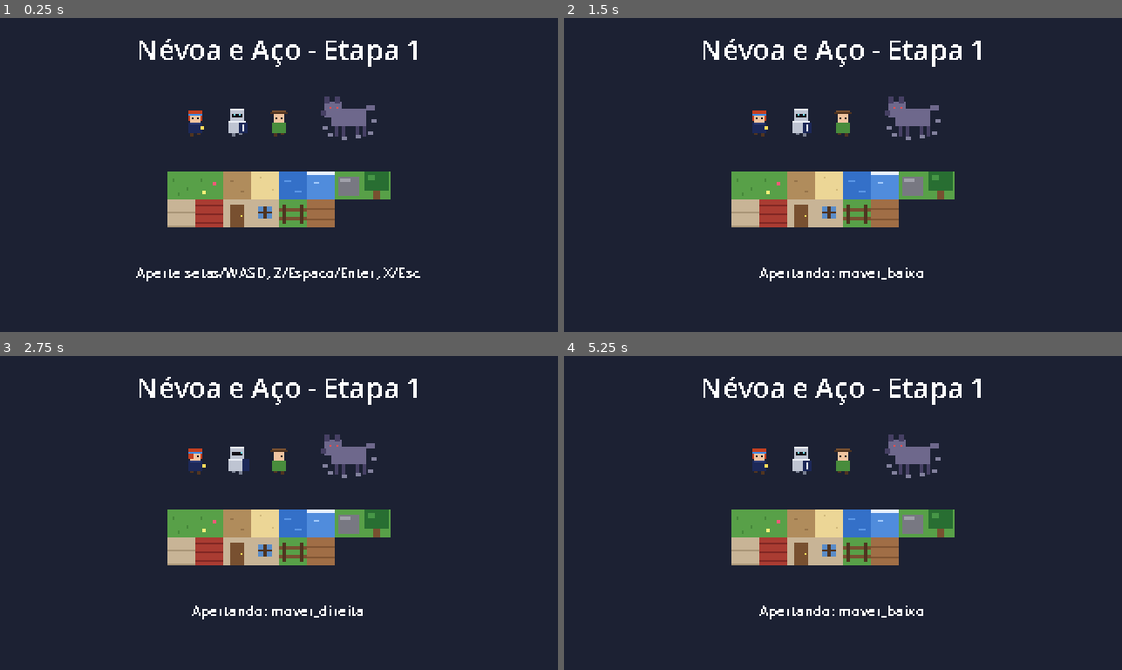
Above: before the commit, frames 1-4 (two rows, left to right).
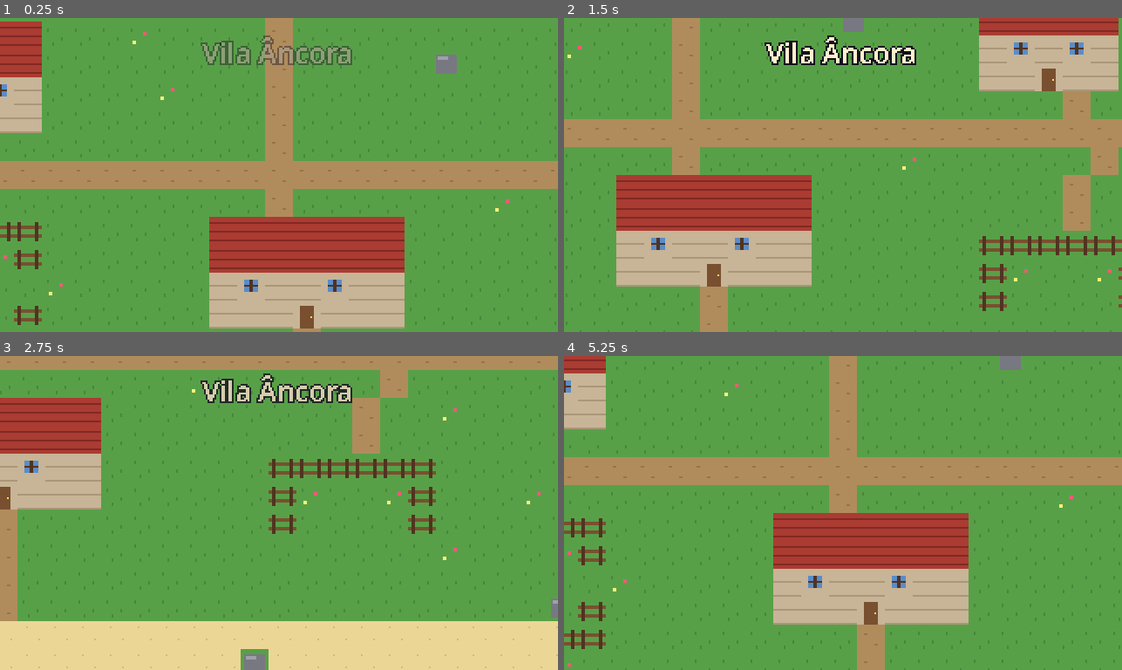
Above: after the commit, the same moments.

Repository: MartimCC16/jogo-indie1
Game: Godot game, scene res://scenes/mundo/vila_ancora.tscn
Two runs of this game, one before a commit and one after it. Both use one fixed random seed, a clock stepped at 60 frames per second and the inputs below. Before the commit the project starts from res://scenes/teste/teste_pixel.tscn.
Inputs:
- Up to frame 1 (0.25 s): no input
- Up to frame 2 (1.5 s): hold Right (mover_direita) 0.53-1.28 s; tap Z (acao) at 0.6, 1.35 s; hold Down (mover_baixo) from 1.28 s (still down)
- Up to frame 3 (2.75 s): release Down (mover_baixo) at 2.03 s; hold Right (mover_direita) from 2.03 s (still down); tap Z (acao) at 2.1 s
- Up to frame 4 (5.25 s): release Right (mover_direita) at 2.78 s; hold Up (mover_cima) 2.78-3.53 s; tap Z (acao) every 0.75 s from 2.85 to 5.1 s; hold Left (mover_esquerda) 3.53-5.03 s; hold Down (mover_baixo) from 5.03 s (still down)

The runs differ from the first frame. In frame 1, 99% of the frame differs, in the area x 0-100%, y 0-100%; in frame 2, 98%; in frame 3, 98%; in frame 4, 99%.

Commit message:
Etapa 2: Vila Âncora com tileset, colisões e mapa em texto
Co-Authored-By: Claude Opus 5.5 <noreply@anthropic.com>
Claude-Session: https://claude.ai/code/session_015JMi1dHLg1odRt4fGyP5KX

Diff:
--- /dev/null
+++ b/assets/tiles/tileset_vila.tres
@@ -0,0 +1,33 @@
+[gd_resource type="TileSet" load_steps=3 format=3]
+
+[ext_resource type="Texture2D" path="res://assets/tiles/tileset_vila.png" id="1_tileset"]
+
+[sub_resource type="TileSetAtlasSource" id="TileSetAtlasSource_vila"]
+texture = ExtResource("1_tileset")
+0:0/0 = 0
+1:0/0 = 0
+2:0/0 = 0
+3:0/0 = 0
+4:0/0 = 0
+4:0/0/physics_layer_0/polygon_0/points = PackedVector2Array(-8, -8, 8, -8, 8, 8, -8, 8)
+5:0/0 = 0
+6:0/0 = 0
+6:0/0/physics_layer_0/polygon_0/points = PackedVector2Array(-8, -8, 8, -8, 8, 8, -8, 8)
+7:0/0 = 0
+7:0/0/physics_layer_0/polygon_0/points = PackedVector2Array(-8, -8, 8, -8, 8, 8, -8, 8)
+0:1/0 = 0
+0:1/0/physics_layer_0/polygon_0/points = PackedVector2Array(-8, -8, 8, -8, 8, 8, -8, 8)
+1:1/0 = 0
+1:1/0/physics_layer_0/polygon_0/points = PackedVector2Array(-8, -8, 8, -8, 8, 8, -8, 8)
+2:1/0 = 0
+2:1/0/physics_layer_0/polygon_0/points = PackedVector2Array(-8, -8, 8, -8, 8, 8, -8, 8)
+3:1/0 = 0
+3:1/0/physics_layer_0/polygon_0/points = PackedVector2Array(-8, -8, 8, -8, 8, 8, -8, 8)
+4:1/0 = 0
+4:1/0/physics_layer_0/polygon_0/points = PackedVector2Array(-8, -8, 8, -8, 8, 8, -8, 8)
+5:1/0 = 0
+
+[resource]
+physics_layer_0/collision_layer = 1
+physics_layer_0/collision_mask = 0
+sources/0 = SubResource("TileSetAtlasSource_vila")
--- a/project.godot
+++ b/project.godot
@@ -8,7 +8,7 @@
 
 config/name="Névoa e Aço"
 config/description="RPG de fantasia medieval em pixel art. Reino de Vésper, Névoa do Esquecimento."
-run/main_scene="res://scenes/teste/teste_pixel.tscn"
+run/main_scene="res://scenes/mundo/vila_ancora.tscn"
 config/features=PackedStringArray("4.4", "GL Compatibility")
 config/icon="res://icon.png"
 
--- /dev/null
+++ b/scenes/mundo/vila_ancora.tscn
@@ -0,0 +1,47 @@
+[gd_scene load_steps=5 format=3]
+
+[ext_resource type="Script" path="res://scripts/mundo/vila_ancora.gd" id="1_vila"]
+[ext_resource type="Script" path="res://scripts/mundo/mapa_de_texto.gd" id="2_mapa"]
+[ext_resource type="TileSet" path="res://assets/tiles/tileset_vila.tres" id="3_tileset"]
+[ext_resource type="Script" path="res://scripts/teste/camera_teste.gd" id="4_camera"]
+
+[node name="VilaAncora" type="Node2D"]
+script = ExtResource("1_vila")
+
+[node name="Mapa" type="Node2D" parent="."]
+script = ExtResource("2_mapa")
+arquivo_mapa = "res://data/mapas/vila_ancora.txt"
+
+[node name="Chao" type="TileMapLayer" parent="Mapa"]
+tile_set = ExtResource("3_tileset")
+
+[node name="Objetos" type="TileMapLayer" parent="Mapa"]
+tile_set = ExtResource("3_tileset")
+
+[node name="Marcadores" type="Node2D" parent="."]
+
+[node name="InicioLia" type="Marker2D" parent="Marcadores"]
+position = Vector2(264, 120)
+
+[node name="PosicaoAldeao" type="Marker2D" parent="Marcadores"]
+position = Vector2(120, 136)
+
+[node name="LocalArmadura" type="Marker2D" parent="Marcadores"]
+position = Vector2(328, 296)
+
+[node name="CameraTeste" type="Camera2D" parent="."]
+script = ExtResource("4_camera")
+
+[node name="Interface" type="CanvasLayer" parent="."]
+
+[node name="NomeRegiao" type="Label" parent="Interface"]
+offset_left = 8.0
+offset_top = 8.0
+offset_right = 312.0
+offset_bottom = 30.0
+theme_override_colors/font_color = Color(1, 0.95, 0.8, 1)
+theme_override_colors/font_outline_color = Color(0.08, 0.06, 0.12, 1)
+theme_override_constants/outline_size = 4
+theme_override_font_sizes/font_size = 16
+text = "Vila Âncora"
+horizontal_alignment = 1
--- /dev/null
+++ b/scripts/mundo/mapa_de_texto.gd
@@ -0,0 +1,152 @@
+# ============================================================================
+# mapa_de_texto.gd  —  Monta um mapa de tiles a partir de um arquivo de TEXTO
+# ----------------------------------------------------------------------------
+# Em vez de pintar tile por tile, você desenha o mapa com letras num arquivo
+# .txt (ex.: data/mapas/vila_ancora.txt), e este script coloca os tiles certos.
+#
+# Este nó precisa ter DOIS filhos do tipo TileMapLayer:
+#   - "Chao"    : grama, areia, água, caminho... (camada de baixo)
+#   - "Objetos" : casas, árvores, rochas, cercas  (camada de cima)
+#
+# Como usar no editor:
+#   1. Selecione o nó que tem este script (na cena da vila, é o nó "Mapa").
+#   2. No Inspetor, clique em "Gerar mapa a partir do texto".
+#   3. Salve a cena (Ctrl+S). Pronto: os tiles ficam gravados na cena e você
+#      ainda pode retocar à mão com o pincel de TileMap se quiser.
+#
+# Se a cena for rodada com as camadas VAZIAS, o mapa é gerado sozinho.
+#
+# O "@tool" na linha abaixo faz este script rodar TAMBÉM dentro do editor
+# (é isso que permite o botão no Inspetor funcionar). Requer Godot 4.4+.
+# ============================================================================
+@tool
+class_name MapaDeTexto
+extends Node2D
+
+## Arquivo .txt com o desenho do mapa (uma letra por tile).
+@export_file("*.txt") var arquivo_mapa: String = ""
+
+## Botões que aparecem no Inspetor do editor.
+@export_tool_button("Gerar mapa a partir do texto", "TileMapLayer") var _botao_gerar = gerar_mapa
+@export_tool_button("Limpar mapa", "Remove") var _botao_limpar = limpar_mapa
+
+# ID da fonte de tiles dentro do TileSet (só temos uma imagem: id 0).
+const FONTE := 0
+
+# Posições dos tiles dentro de tileset_vila.png (coluna, linha).
+const GRAMA := Vector2i(0, 0)
+const GRAMA_FLOR := Vector2i(1, 0)
+const CAMINHO := Vector2i(2, 0)
+const AREIA := Vector2i(3, 0)
+const AGUA := Vector2i(4, 0)
+const ESPUMA := Vector2i(5, 0)
+const ROCHA := Vector2i(6, 0)
+const ARVORE := Vector2i(7, 0)
+const PAREDE := Vector2i(0, 1)
+const TELHADO := Vector2i(1, 1)
+const PORTA := Vector2i(2, 1)
+const JANELA := Vector2i(3, 1)
+const CERCA := Vector2i(4, 1)
+const PISO := Vector2i(5, 1)
+
+# LEGENDA: cada letra do arquivo vira um tile no "chao" e, se tiver,
+# um tile na camada de "objeto" por cima.
+# Para criar uma letra nova, é só acrescentar uma linha aqui.
+const LEGENDA := {
+	".": {"chao": GRAMA},
+	",": {"chao": GRAMA_FLOR},
+	"=": {"chao": CAMINHO},
+	"s": {"chao": AREIA},
+	"~": {"chao": AGUA},
+	"-": {"chao": ESPUMA},
+	"_": {"chao": PISO},
+	"R": {"chao": GRAMA, "objeto": ROCHA},
+	"T": {"chao": GRAMA, "objeto": ARVORE},
+	"F": {"chao": GRAMA, "objeto": CERCA},
+	"^": {"chao": GRAMA, "objeto": TELHADO},
+	"#": {"chao": GRAMA, "objeto": PAREDE},
+	"J": {"chao": GRAMA, "objeto": JANELA},
+	"D": {"chao": GRAMA, "objeto": PORTA},
+}
+
+
+func _ready() -> void:
+	# Dentro do editor não fazemos nada automático (só pelo botão).
+	if Engine.is_editor_hint():
+		return
+	# No jogo: se ninguém gerou/pintou o mapa ainda, gera agora.
+	if _camada_chao().get_used_cells().is_empty():
+		gerar_mapa()
+
+
+## Lê o arquivo de texto e coloca os tiles nas duas camadas.
+func gerar_mapa() -> void:
+	var linhas := _ler_linhas_do_arquivo()
+	if linhas.is_empty():
+		return
+
+	var chao := _camada_chao()
+	var objetos := _camada_objetos()
+	chao.clear()
+	objetos.clear()
+
+	# y = número da linha, x = número da coluna (começando do zero).
+	for y in linhas.size():
+		var linha: String = linhas[y]
+		for x in linha.length():
+			var letra := linha[x]
+			if not LEGENDA.has(letra):
+				push_warning("Letra desconhecida '%s' na linha %d, coluna %d" % [letra, y + 1, x + 1])
+				continue
+			var regra: Dictionary = LEGENDA[letra]
+			var celula := Vector2i(x, y)
+			chao.set_cell(celula, FONTE, regra["chao"])
+			if regra.has("objeto"):
+				objetos.set_cell(celula, FONTE, regra["objeto"])
+
+	print("Mapa gerado: %d linhas de '%s'" % [linhas.size(), arquivo_mapa])
+
+
+## Apaga todos os tiles das duas camadas.
+func limpar_mapa() -> void:
+	_camada_chao().clear()
+	_camada_objetos().clear()
+
+
+## Retângulo ocupado pelo mapa, em PIXELS. Útil para limitar a câmera.
+func retangulo_em_pixels() -> Rect2:
+	var chao := _camada_chao()
+	var usado := chao.get_used_rect()  # em células (tiles)
+	var tamanho_tile := Vector2(chao.tile_set.tile_size)
+	return Rect2(Vector2(usado.position) * tamanho_tile, Vector2(usado.size) * tamanho_tile)
+
+
+# ---------------------------------------------------------------------------
+# Funções auxiliares (o "_" no começo do nome indica que são de uso interno).
+# ---------------------------------------------------------------------------
+
+func _camada_chao() -> TileMapLayer:
+	return get_node("Chao") as TileMapLayer
+
+
+func _camada_objetos() -> TileMapLayer:
+	return get_node("Objetos") as TileMapLayer
+
+
+## Devolve só as linhas do desenho (sem comentários ";" e sem linhas vazias).
+func _ler_linhas_do_arquivo() -> Array[String]:
+	var resultado: Array[String] = []
+	if arquivo_mapa.is_empty():
+		push_error("MapaDeTexto: escolha um arquivo .txt em 'Arquivo Mapa' no Inspetor.")
+		return resultado
+	if not FileAccess.file_exists(arquivo_mapa):
+		push_error("MapaDeTexto: arquivo não encontrado: " + arquivo_mapa)
+		return resultado
+
+	var texto := FileAccess.get_file_as_string(arquivo_mapa)
+	for linha_bruta: String in texto.split("\n"):
+		var linha := linha_bruta.strip_edges()  # tira espaços e "\r" das pontas
+		if linha.is_empty() or linha.begins_with(";"):
+			continue
+		resultado.append(linha)
+	return resultado
--- /dev/null
+++ b/scripts/mundo/vila_ancora.gd
@@ -0,0 +1,44 @@
+# ============================================================================
+# vila_ancora.gd  —  Script principal da cena da Vila Âncora
+# ----------------------------------------------------------------------------
+# Por enquanto ele:
+#   - limita a câmera às bordas do mapa (para não mostrar o "vazio" de fora);
+#   - posiciona a câmera no ponto onde a Lia vai começar;
+#   - mostra o nome da região na tela e some devagar.
+# Nas próximas etapas, aqui vamos colocar a Lia, o NPC e o evento da praia.
+# ============================================================================
+extends Node2D
+
+# Texto que aparece quando a cena começa.
+@export var nome_da_regiao := "Vila Âncora"
+
+@onready var mapa: MapaDeTexto = $Mapa
+@onready var camera: Camera2D = $CameraTeste
+@onready var nome_regiao: Label = $Interface/NomeRegiao
+@onready var inicio_lia: Marker2D = $Marcadores/InicioLia
+
+
+func _ready() -> void:
+	# Obs.: o _ready() dos filhos roda ANTES do pai. Então, quando chegamos
+	# aqui, o nó "Mapa" já gerou os tiles (se precisava).
+	_limitar_camera_ao_mapa()
+	camera.position = inicio_lia.position
+	_mostrar_nome_regiao()
+
+
+func _limitar_camera_ao_mapa() -> void:
+	var limites := mapa.retangulo_em_pixels()
+	camera.limit_left = int(limites.position.x)
+	camera.limit_top = int(limites.position.y)
+	camera.limit_right = int(limites.end.x)
+	camera.limit_bottom = int(limites.end.y)
+
+
+func _mostrar_nome_regiao() -> void:
+	nome_regiao.text = nome_da_regiao
+	nome_regiao.modulate.a = 0.0  # começa invisível (a = transparência)
+	# Um "tween" anima uma propriedade ao longo do tempo, passo a passo:
+	var tween := create_tween()
+	tween.tween_property(nome_regiao, "modulate:a", 1.0, 0.6)  # aparece
+	tween.tween_interval(2.0)                                   # espera
+	tween.tween_property(nome_regiao, "modulate:a", 0.0, 0.8)  # some
--- /dev/null
+++ b/scripts/teste/camera_teste.gd
@@ -0,0 +1,23 @@
+# ============================================================================
+# camera_teste.gd  —  Câmera PROVISÓRIA que anda com as setas/WASD
+# ----------------------------------------------------------------------------
+# Só existe para você passear pelo mapa na Etapa 2, antes de a Lia existir.
+# Na Etapa 3 ela será removida e a câmera passará a seguir a Lia.
+# ============================================================================
+extends Camera2D
+
+## Velocidade da câmera em pixels por segundo.
+@export var velocidade := 120.0
+
+
+func _process(delta: float) -> void:
+	# get_vector junta as 4 teclas de direção num vetor (x, y).
+	# Ex.: segurando direita => (1, 0); direita + baixo => (0.7, 0.7)
+	var direcao := Input.get_vector("mover_esquerda", "mover_direita", "mover_cima", "mover_baixo")
+	position += direcao * velocidade * delta
+
+	# Não deixa a posição sair muito do mapa (senão a câmera "trava" na borda
+	# e demora para voltar). Metade da tela = 160x90 pixels.
+	var meia_tela := get_viewport_rect().size / 2.0
+	position.x = clamp(position.x, limit_left + meia_tela.x, limit_right - meia_tela.x)
+	position.y = clamp(position.y, limit_top + meia_tela.y, limit_bottom - meia_tela.y)
Not shown, added: data/mapas/vila_ancora.txt
Not shown, removed: data/.gitkeep
Not shown, removed: scenes/mundo/.gitkeep
Not shown, removed: scripts/mundo/.gitkeep
